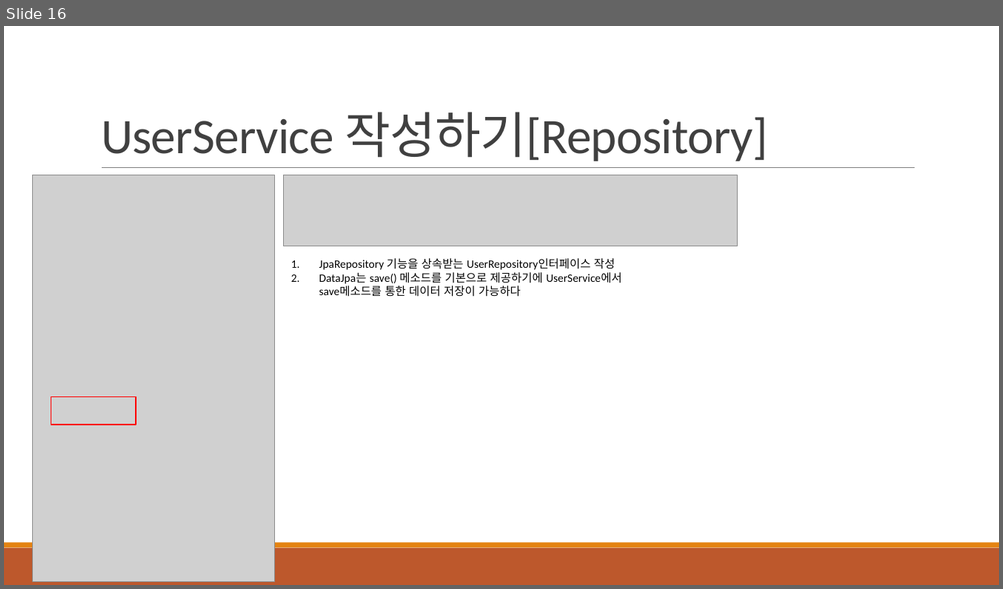
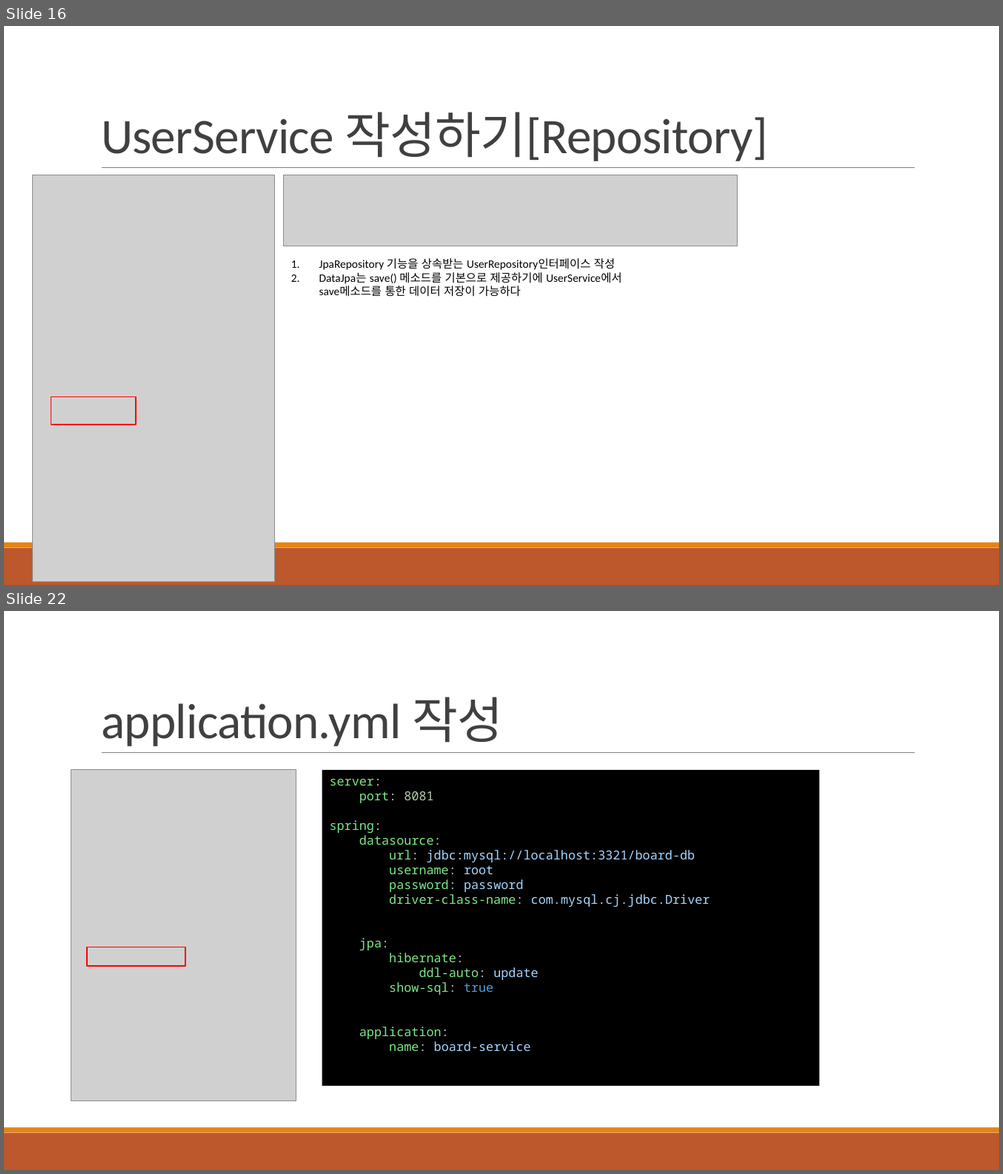
Before and after one commit to khb3025/study-msa, a slide deck: msa-ppt/2. 마이크로 서비스 구축.pptx. Shown one above the other, each under a label of ours: slide 16 before the commit, slides 16 and 22 after it; the slides between them are not shown. The pictures are 1003x589 and 1003x1174 pixels, drawn with LibreOffice and Linux fonts; fonts in the diff are those of the drawing; grey boxes stand for pictures. Boxes give left, top, right and bottom in pixels: in the first picture for what was removed or moved away, otherwise in the second. Text is boxed around its words. In the diff, an @@ line names an element or a change of style, - is before the commit and + after.

Commit message:
feat : [MSA] User 애플리케이션 및 Board 애플리케이션 작성
* UserService
- 회원가입 기능 /user/sign-up

* BoardService
- 게시글 등록 /boards

```diff
--- a/msa-ppt/2. 마이크로 서비스 구축.pptx
+++ b/msa-ppt/2. 마이크로 서비스 구축.pptx
@@ slide 22 added at box(4, 611, 999, 1170), background #FFFFFF; not listed: 3 template elements that a slide beside it also shows @@
@@ title added at box(101, 697, 503, 746), 48 pt, text #404040 @@
+application.yml 작성
@@ picture added at box(71, 770, 296, 1101) @@
@@ rectangle added at box(322, 770, 819, 1086), fill #000000, 12 pt, text #7EE787 @@
+server:
+port: 8081
+spring:
+datasource:
+url: jdbc:mysql://localhost:3321/board-db
+username: root
+password: password
+driver-class-name: com.mysql.cj.jdbc.Driver
+jpa:
+hibernate:
+ddl-auto: update
+show-sql: true
+application:
+name: board-service
@@ rectangle added at box(87, 948, 185, 966), outline #FF0000 1.25 pt @@
```
Also in this commit, not shown: 3 slides changed, 11 other slides added, 18 other files.
